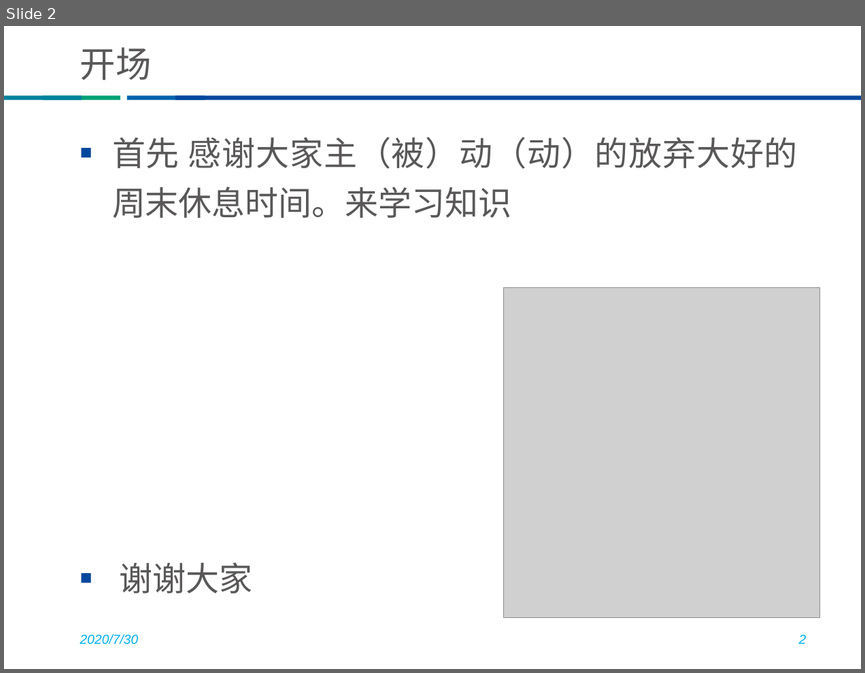
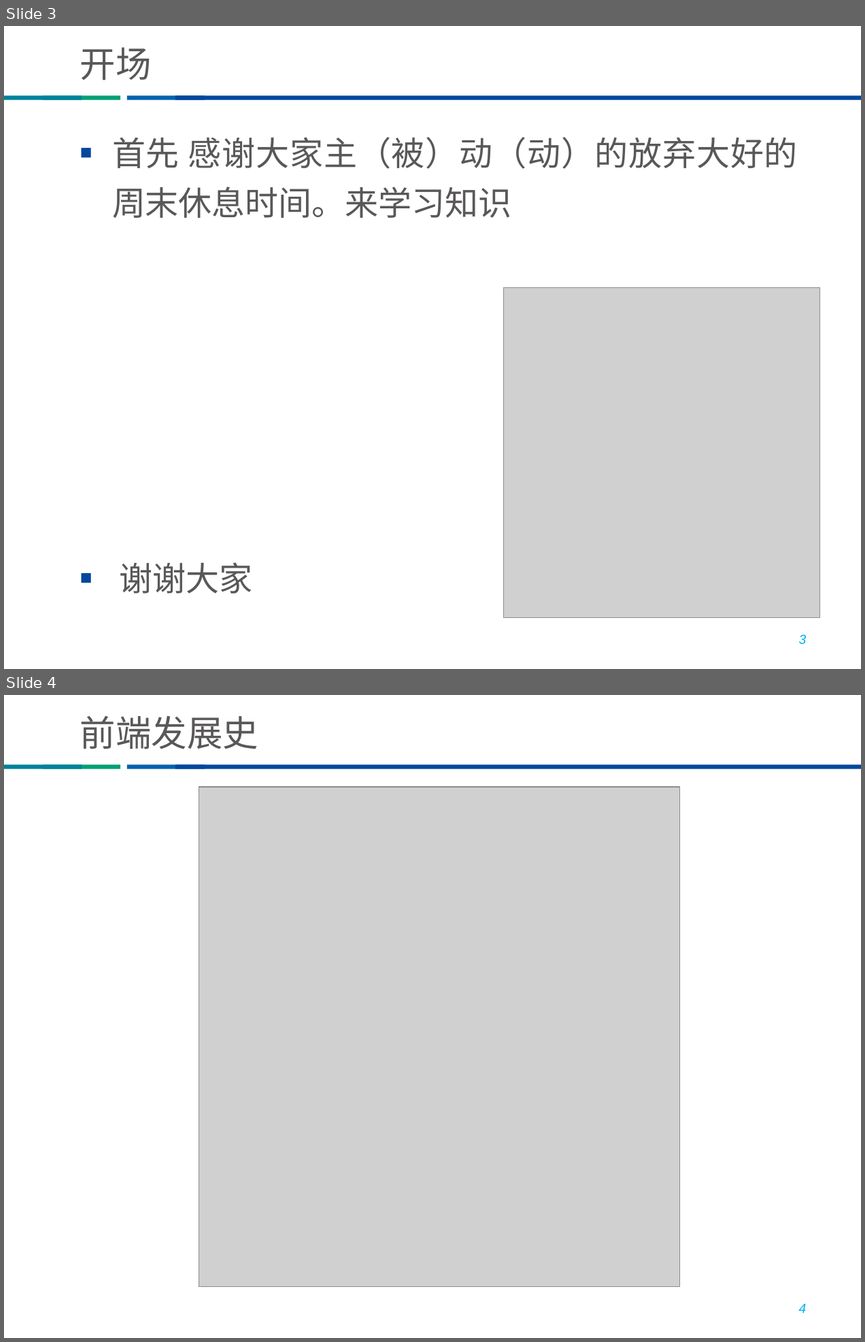
Before and after one commit to he8hepeng/thunisoftCli3, a slide deck: vue培训 v1.pptx. Shown one above the other, each under a label of ours: slide 2 before the commit, slides 3 and 4 after it. The pictures are 865x673 and 865x1342 pixels, drawn with LibreOffice and Linux fonts; fonts in the diff are those of the drawing; grey boxes stand for pictures; background and template pictures are left out. Boxes give left, top, right and bottom in pixels: in the first picture for what was removed or moved away, otherwise in the second. Text is boxed around its words. In the diff, an @@ line names an element or a change of style, - is before the commit and + after.

```diff
--- a/vue培训 v1.pptx
+++ b/vue培训 v1.pptx
@@ slide 4 added at [4,695,861,1338], background #FFFFFF; not listed: 4 template elements that a slide beside it also shows @@
@@ title added at [80,716,258,749], 30 pt, text #595757 @@
+前端发展史
@@ picture added at [198,787,679,1286] @@
@@ page number added at [799,1303,806,1312], 11 pt, text #00B0F0, italic @@
+4
@@ what was slide 2 is now slide 3 @@
@@ slide 3 changed as well @@
@@ text removed at [80,634,139,644] @@
-2020/7/30
@@ page number at [799,634,806,644]: text changed @@
-2
+3
```
Also in this commit, not shown: 12 other slides changed, 2 other slides added, 14 other files.
